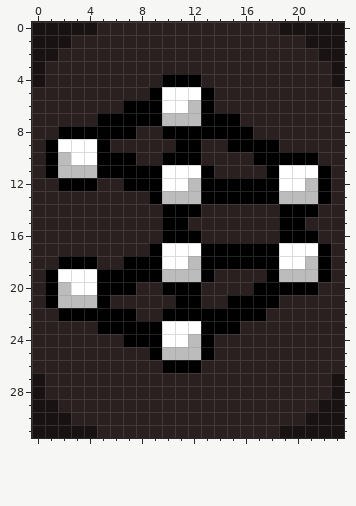
File history of a pixel-art sprite, Sprites/Main/Neural Network.png. That is the earlier state.
The file is 24x32 pixels.
Once edited:
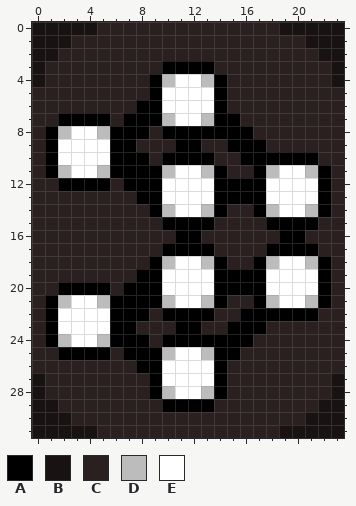
Palette (. is transparent): A #000000  B #181212  C #2a2020  D #bcbcbc  E #ffffff
Edits made:
Changed rows in their new state; - is an unchanged pixel.
first column x 1:
 3 ---------AAAA---------
 4 --------ADEEDA--------
 5 ------------EA--------
 6 ------C----EEA--------
 7 -AAA-C----EED---------
 8 ADEED--A--------------
 9 ----EAA----------C----
10 -E--E--A----A--A------
11 --EED----D--DA--AD--D-
12 ----A------EE----E--E-
13 -------A-EEEE----EEEE-
14 --------ADEEDA--ADEEDA
15 -----------AA----A--A-
16 ---------C----------C-
17 --------CAAA-CCCC-AAAC
18 -CCC--CC-D-ED-CC-D----
19 CCCCCCC--EEEEAAAAEEEE-
20 CAAA-C-AAEEEEAAA-EEEEA
21 --EEDAAAADEEDACC-DEEDA
22 AEEEE--A-----CC--AAAA-
23 AEEEE--CCCAACC-AA-----
24 ADEEDA--CAAA-AAA------
25 -AAAA-AA--EEDAA-------
26 -------AAEEEEA--------
27 --------AEEEEA--------
28 --------ADEEDA--------
29 ---------AAAA---------
Where, in picture pixels (left, top, right, bottom), the same in both pictures:
changed: (45, 61, 331, 412)
